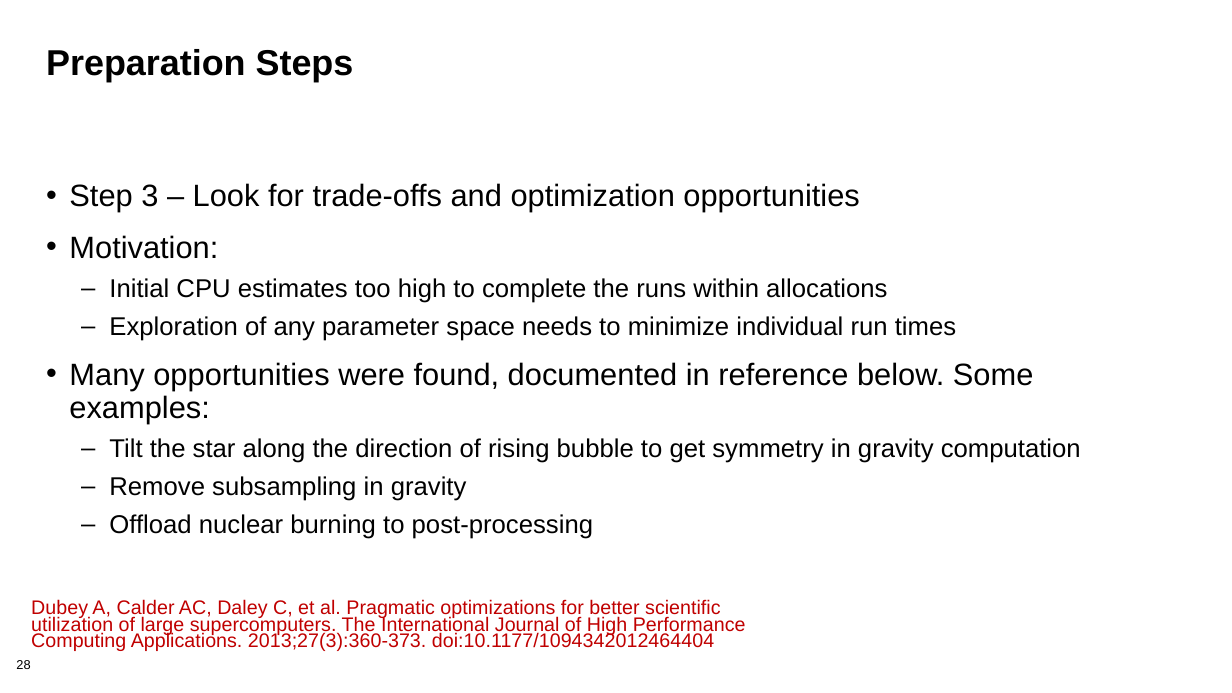
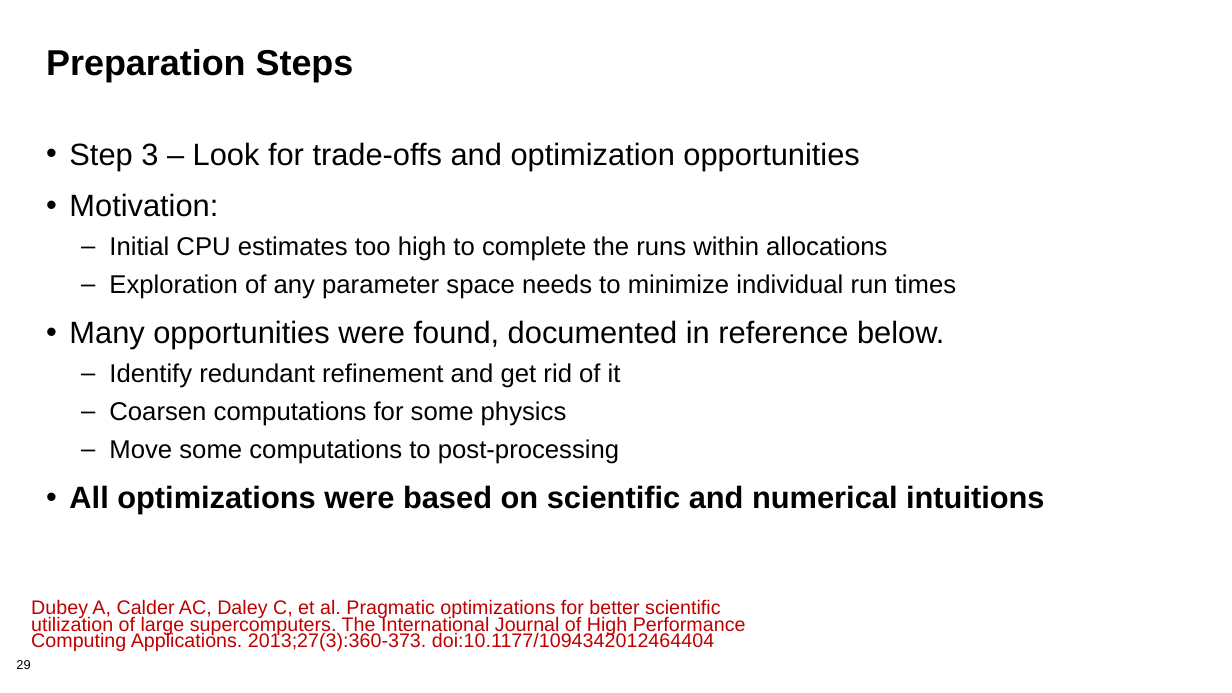
Before and after one commit to bssw-tutorial/presentations, a slide deck: slide 29 of computational-expts.pptx (slide 28 before the commit). Drawn at 1232x693 pixels with LibreOffice and Linux fonts; fonts in the diff are those of the drawing; background and template pictures are left out. Boxes give left, top, right and bottom in pixels: in the first picture for what was removed or moved away, otherwise in the second. Text is boxed around its words. In the diff, an @@ line names an element or a change of style, - is before the commit and + after.

```diff
--- a/computational-expts.pptx
+++ b/computational-expts.pptx
@@ text "Step 3 – Look for ...": place and size @@
-text "Step 3 – Look for ..." at <box>69,183,1081,539</box>
+text "Step 3 – Look for ..." at <box>69,142,1045,514</box>
@@ text at <box>69,320,1045,514</box>: text changed; size 20 to 24 pt @@
-• Many opportunities were found, documented in reference below. Some examples:
-  – Tilt the star along the direction of rising bubble to get symmetry in gravity computation
-  – Remove subsampling in gravity
-  – Offload nuclear burning to post-processing
+• Many opportunities were found, documented in reference below.
+  – Identify redundant refinement and get rid of it
+  – Coarsen computations for some physics
+  – Move some computations to post-processing
+• All optimizations were based on scientific and numerical intuitions
@@ page number at <box>16,660,30,669</box>: text changed @@
-28
+29
```
Also in this commit, not shown: 4 other slides changed, 5 slides added, 1 slide removed.
